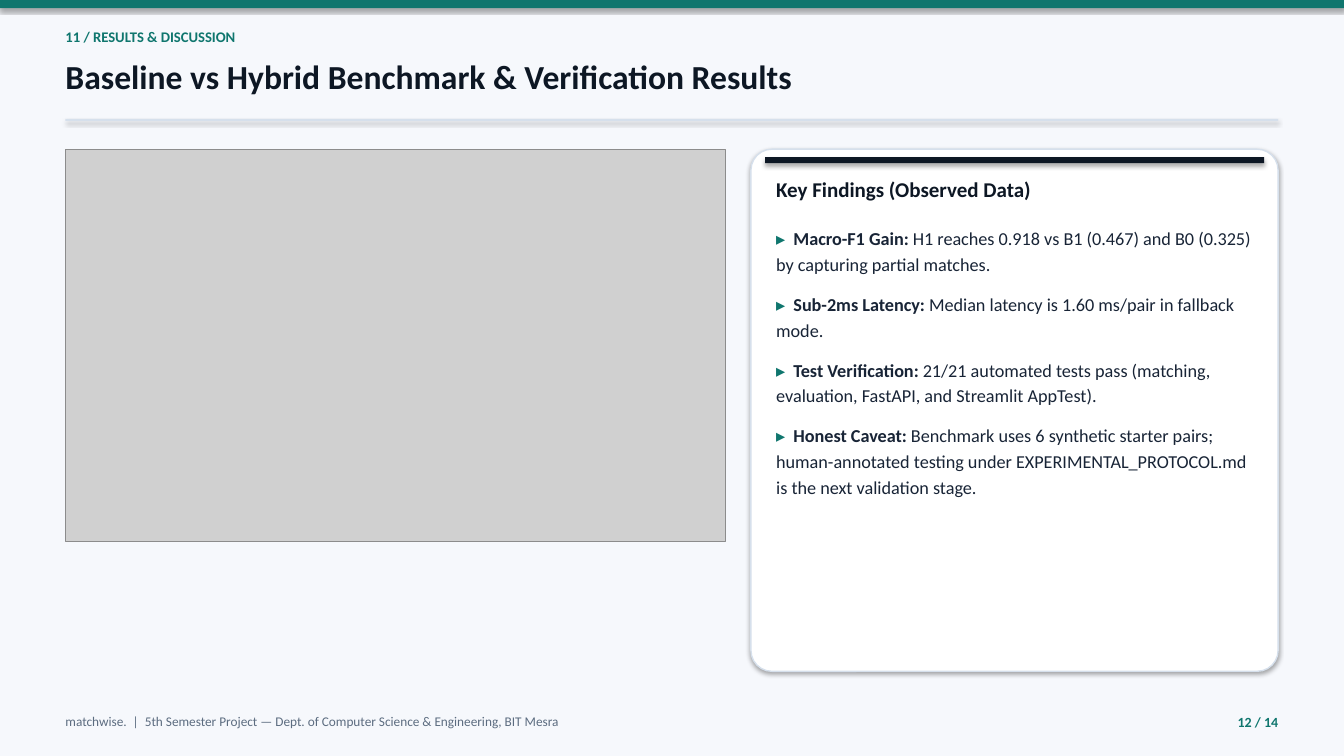
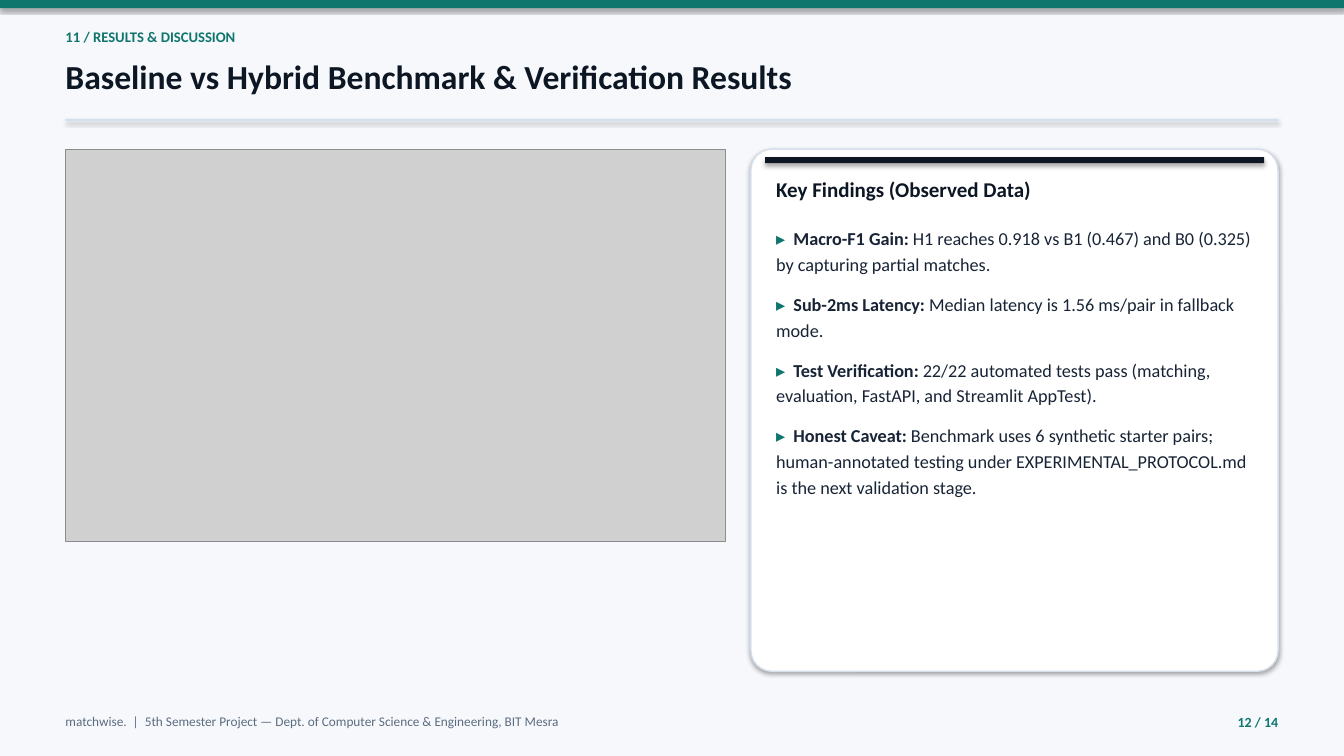
Before and after one commit to playlikeboy/resume-job-matching-skill-gap-analyzer, a slide deck: slide 12 of docs/Matchwise_5th_Sem_Presentation.pptx. Drawn at 1344x756 pixels with LibreOffice and Linux fonts; fonts in the diff are those of the drawing; grey boxes stand for pictures. Boxes give left, top, right and bottom in pixels: in the first picture for what was removed or moved away, otherwise in the second. Text is boxed around its words. In the diff, an @@ line names an element or a change of style, - is before the commit and + after.

Commit message:
Add Canva presentation link, team/guide metadata, updated Minor Project Report DOCX/PDF, and Streamlit report downloads

```diff
--- a/docs/Matchwise_5th_Sem_Presentation.pptx
+++ b/docs/Matchwise_5th_Sem_Presentation.pptx
@@ text at (776,298,1234,405): text changed @@
-▸ Sub-2ms Latency: Median latency is 1.60 ms/pair in fallback mode.
-▸ Test Verification: 21/21 automated tests pass (matching, evaluation, FastAPI, and Streamlit AppTest).
+▸ Sub-2ms Latency: Median latency is 1.56 ms/pair in fallback mode.
+▸ Test Verification: 22/22 automated tests pass (matching, evaluation, FastAPI, and Streamlit AppTest).
```
Also in this commit, not shown: 1 other slide changed, 6 other files.
